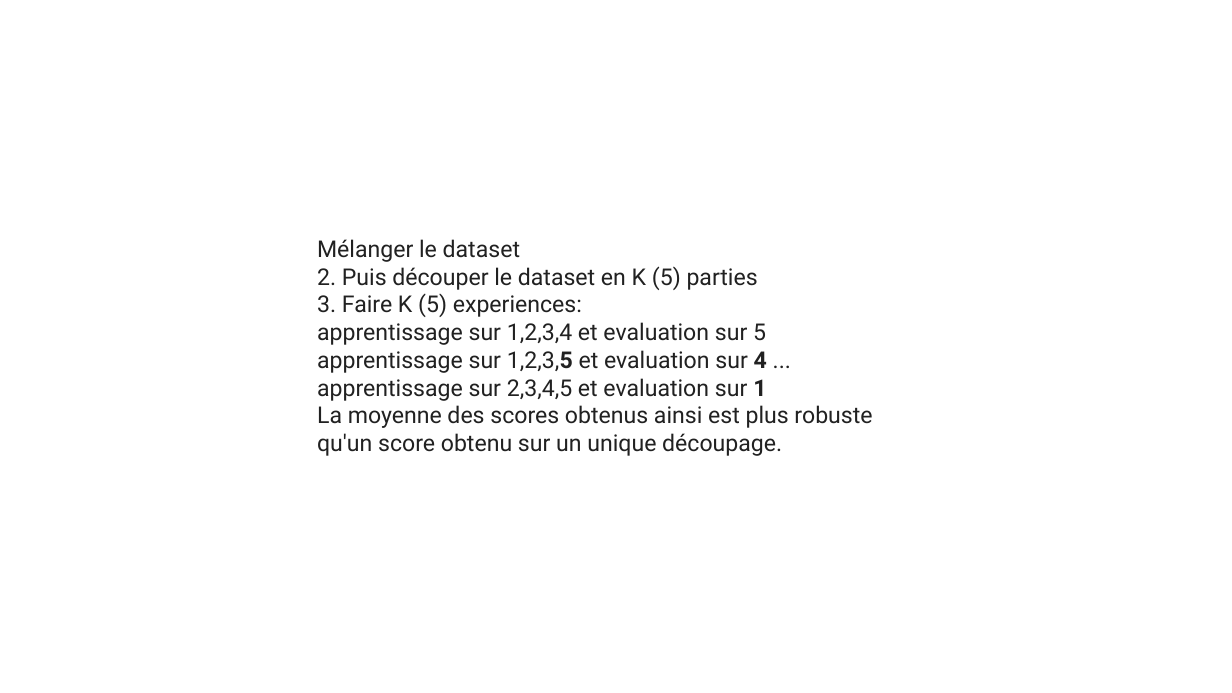
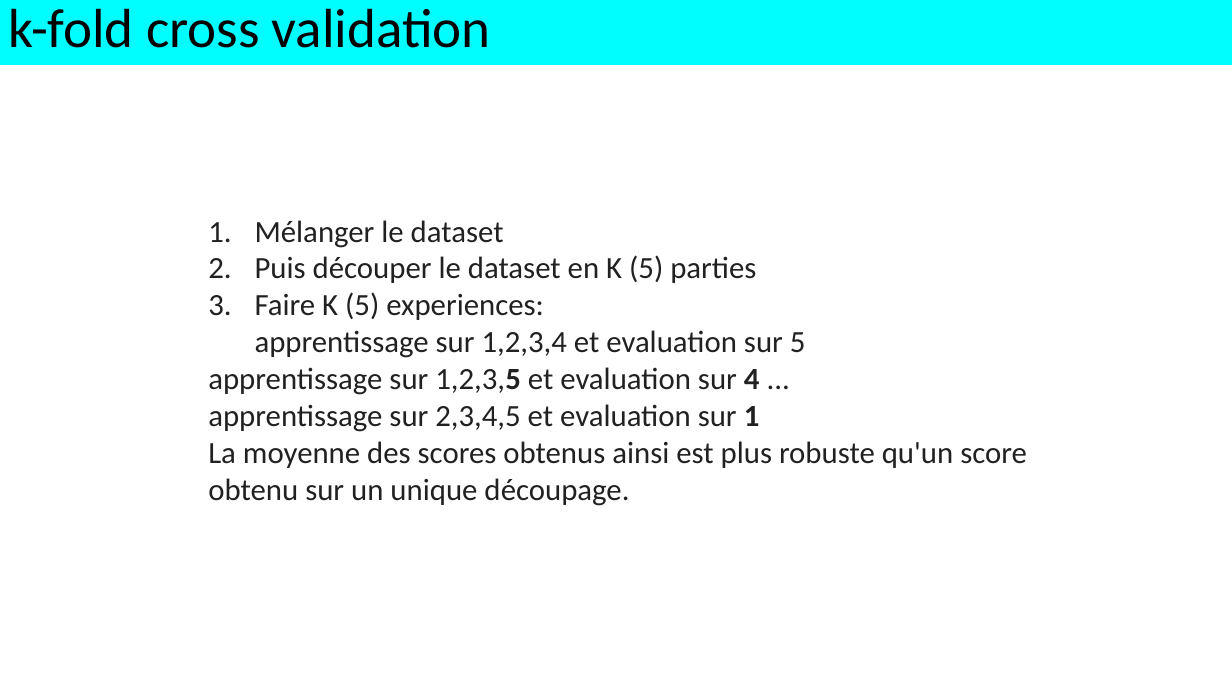
Before and after one commit to alexisperrier/XEmines_DataScience_2020, a slide deck: slide 16 of slides/XEM20_S1D5_biais_variance.pptx (slide 15 before the commit). Drawn at 1232x693 pixels with LibreOffice and Linux fonts; fonts in the diff are those of the drawing. Boxes give left, top, right and bottom in pixels: in the first picture for what was removed or moved away, otherwise in the second. Text is boxed around its words. In the diff, an @@ line names an element or a change of style, - is before the commit and + after.

```diff
--- a/slides/XEM20_S1D5_biais_variance.pptx
+++ b/slides/XEM20_S1D5_biais_variance.pptx
@@ rectangle added at (0,0,1232,65), fill #00FDFF, 42.9 pt, text #000000 @@
+k-fold cross validation
@@ text "Mélanger le dataset": place and size @@
-text "Mélanger le dataset" at (317,239,872,456)
+text "Mélanger le dataset" at (208,220,1027,506)
@@ text at (208,220,1027,506): size 18 to 24 pt, font Roboto to Calibri in "Mélanger le dataset", "apprentissage sur 1,2,3,5 et evaluation sur 4 ...", "La moyenne des scores obtenus ainsi est ..."; bullet none to 1. @@
@@ text at (255,255,806,358): text changed; size 18 to 24 pt; font Roboto to Calibri @@
-2. Puis découper le dataset en K (5) parties
-3. Faire K (5) experiences:
-apprentissage sur 1,2,3,4 et evaluation sur 5
+2. Puis découper le dataset en K (5) parties
+3. Faire K (5) experiences:
+   apprentissage sur 1,2,3,4 et evaluation sur 5
```
Also in this commit, not shown: 16 other slides changed, 5 slides added, 2 slides removed, 7 other files.
